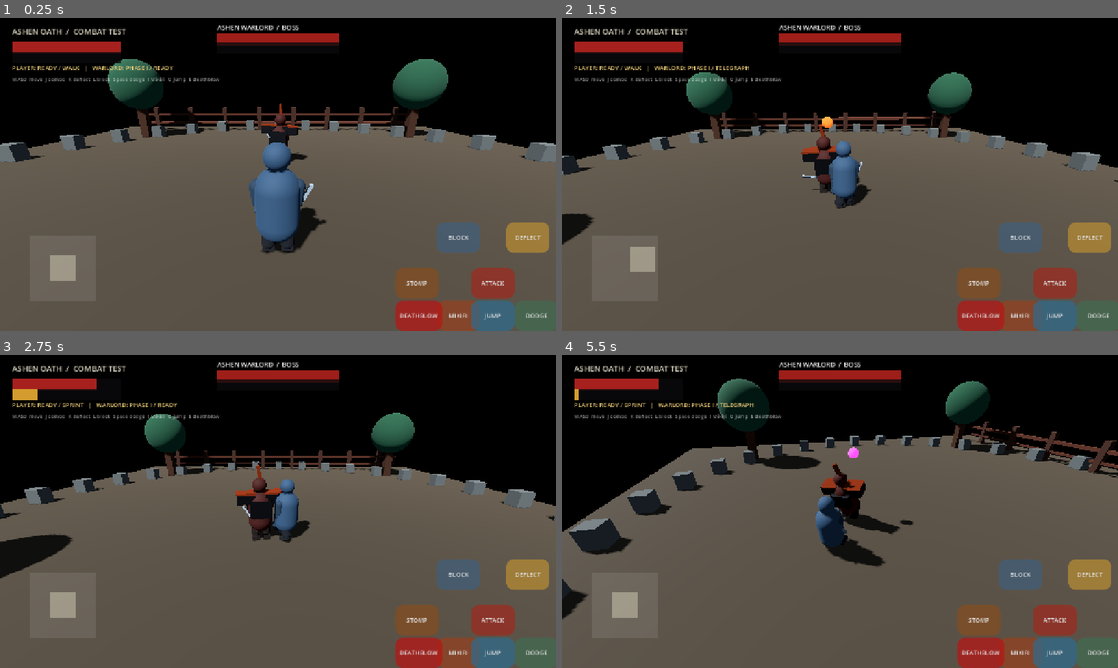
Above: before the commit, frames 1-4 (two rows, left to right).
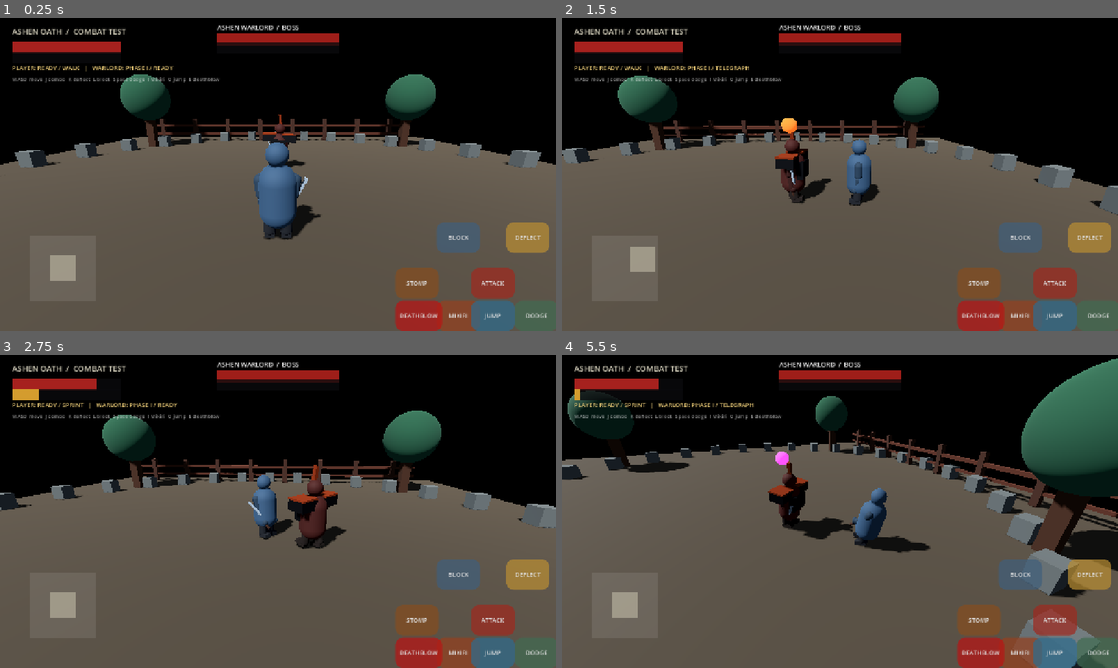
Above: after the commit, the same moments.

Repository: zahaopang-ship-it/Ashen-Oath-Godot
Game: Godot game, scene res://scenes/main.tscn
Two runs of this game, one before a commit and one after it. Both use one fixed random seed, a clock stepped at 60 frames per second and the inputs below. Sound files missing from this copy of the repository are replaced by a short silence.
Inputs (mouse positions are in pixels of both pictures, inside the frame that each line leads up to):
- Up to frame 1 (0.25 s): no input
- Up to frame 2 (1.5 s): tap Enter at 0.5 s; move the mouse to (962, 158) at 0.52 s; hold D 0.53-1.25 s; tap Space at 0.6, 0.77, 1.07 s; click (962, 158) at 0.67 s; drag from (728, 190) to (812, 237) at 1.27 s
- Up to frame 3 (2.75 s): move the mouse to (333, 442) at 2.02 s; hold D from 2.03 s (still down); tap K at 2.1 s; tap Space at 2.3 s
- Up to frame 4 (5.5 s): release D at 2.75 s; drag from (812, 574) to (673, 464) at 2.77 s; move the mouse to (1006, 558) at 3.52 s; hold A 3.53-4.25 s; tap I at 3.6 s; tap Space at 3.77, 3.8, 4.07, 5.3 s; drag from (673, 464) to (756, 433) at 4.27 s; move the mouse to (867, 511) at 5.02 s; hold S from 5.03 s (still down); tap P at 5.1 s; click (867, 511) at 5.17 s

The runs differ from the first frame. In frame 1, 9.8% of the frame differs, in the area x 0-100%, y 13-76%; in frame 2, 12%; in frame 3, 12%; in frame 4, 25%, in the area x 0-100%, y 1-100%.

Commit message:
Improve lock-on footwork and directional dodging

Diff:
--- a/project/scripts/fighter.gd
+++ b/project/scripts/fighter.gd
@@ -11,6 +11,10 @@
 @export var is_player := false
 @export var display_name := "Fighter"
 @export var move_speed := 5.2
+var movement_acceleration := 30.0
+var movement_braking := 34.0
+var combat_turn_speed := 15.0
+var dodge_speed := 10.0
 @export var max_vitality := 100.0
 @export var vitality := 100.0
 @export var max_posture := 100.0
@@ -441,23 +445,32 @@
 
 func _player_update(delta: float) -> void:
 	if state != CombatState.FREE:
-		velocity.x = move_toward(velocity.x, 0.0, 24.0 * delta)
-		velocity.z = move_toward(velocity.z, 0.0, 24.0 * delta)
-		return
+		velocity.x = move_toward(velocity.x, 0.0, movement_braking * delta)
+		velocity.z = move_toward(velocity.z, 0.0, movement_braking * delta)
+		return
+	var move_dir := _get_player_move_direction()
+	is_sprinting = sprint_requested or input_move.length() >= 0.82
+	var current_speed := move_speed * (1.42 if is_sprinting else 1.0)
+	var desired_velocity := move_dir * current_speed
+	var accel := movement_acceleration if move_dir.length_squared() > 0.001 else movement_braking
+	velocity.x = move_toward(velocity.x, desired_velocity.x, accel * delta)
+	velocity.z = move_toward(velocity.z, desired_velocity.z, accel * delta)
+	if is_instance_valid(target) and not target.is_dead:
+		var to_target := target.global_position - global_position
+		to_target.y = 0.0
+		if to_target.length_squared() > 0.04:
+			_face_direction(to_target.normalized(), delta, combat_turn_speed)
+	elif move_dir.length_squared() > 0.001:
+		_face_direction(move_dir, delta)
+
+func _get_player_move_direction() -> Vector3:
 	var forward := -global_transform.basis.z
 	var right := global_transform.basis.x
 	var move_dir := right * input_move.x + forward * -input_move.y
-	is_sprinting = sprint_requested or input_move.length() >= 0.82
-	var current_speed := move_speed * (1.42 if is_sprinting else 1.0)
-	if move_dir.length() > 1.0:
+	if move_dir.length_squared() > 1.0:
 		move_dir = move_dir.normalized()
-	if move_dir.length() > 0.08:
-		velocity.x = move_dir.x * current_speed
-		velocity.z = move_dir.z * current_speed
-		_face_direction(move_dir, delta)
-	else:
-		velocity.x = move_toward(velocity.x, 0.0, 24.0 * delta)
-		velocity.z = move_toward(velocity.z, 0.0, 24.0 * delta)
+	return move_dir
+
 
 func _ai_update(delta: float) -> void:
 	if not is_instance_valid(target) or target.is_dead or state != CombatState.FREE:
@@ -489,11 +502,11 @@
 				chosen = "grab"
 			start_attack(chosen)
 
-func _face_direction(dir: Vector3, delta: float) -> void:
+func _face_direction(dir: Vector3, delta: float, turn_speed: float = 12.0) -> void:
 	if dir.length_squared() < 0.001:
 		return
 	var target_angle := atan2(-dir.x, -dir.z)
-	rotation.y = lerp_angle(rotation.y, target_angle, 1.0 - exp(-12.0 * delta))
+	rotation.y = lerp_angle(rotation.y, target_angle, 1.0 - exp(-turn_speed * delta))
 
 func start_attack(kind: String = "slash") -> bool:
 	if is_dead or state != CombatState.FREE or is_blocking or not ATTACK_KINDS.has(kind):
@@ -644,12 +657,24 @@
 	dodge_timer = 0.38
 	dodge_cooldown = 0.52
 	is_dodging = true
-	var dir := global_transform.basis.x * input_move.x + (-global_transform.basis.z) * -input_move.y
-	if dir.length() < 0.1:
+	var dir := _get_player_move_direction()
+	if dir.length_squared() < 0.01:
+		if is_instance_valid(target) and not target.is_dead:
+			dir = global_position - target.global_position
+			dir.y = 0.0
+		else:
+			dir = -global_transform.basis.z
+	if dir.length_squared() < 0.001:
 		dir = -global_transform.basis.z
 	dir = dir.normalized()
-	velocity.x = dir.x * 10.0
-	velocity.z = dir.z * 10.0
+	velocity.x = dir.x * dodge_speed
+	velocity.z = dir.z * dodge_speed
+	if is_instance_valid(target) and not target.is_dead:
+		var face_target := target.global_position - global_position
+		face_target.y = 0.0
+		_face_direction(face_target, 0.12, 18.0)
+	else:
+		_face_direction(dir, 0.12, 18.0)
 
 func request_player_attack() -> bool:
 	if is_dead or not is_player:
--- a/project/scripts/main.gd
+++ b/project/scripts/main.gd
@@ -445,7 +445,12 @@
 	if not is_instance_valid(player) or not is_instance_valid(enemy):
 		return
 	var focus := player.global_position.lerp(enemy.global_position, 0.28)
-	var desired := focus + Vector3(sin(camera_yaw) * 7.0, 4.2 + camera_pitch * 3.0, cos(camera_yaw) * 7.0)
+	var combat_distance := player.global_position.distance_to(enemy.global_position)
+	var camera_distance := clampf(5.8 + combat_distance * 0.34, 6.8, 9.6)
+	if player.is_sprinting:
+		camera_distance += 0.35
+	var camera_height := 3.7 + clampf(combat_distance * 0.055, 0.0, 0.65) + camera_pitch * 2.8
+	var desired := focus + Vector3(sin(camera_yaw) * camera_distance, camera_height, cos(camera_yaw) * camera_distance)
 	camera_impulse = move_toward(camera_impulse, 0.0, delta * 0.9)
 	camera_shake_time += delta
 	camera_shake_strength = move_toward(camera_shake_strength, 0.0, delta * 2.8)
--- a/project/tests/combat_smoke_test.gd
+++ b/project/tests/combat_smoke_test.gd
@@ -154,6 +154,29 @@
 	animated._die()
 	animated.call("_update_combat_animation", 0.05)
 	_check(upper.rotation.x > 0.05, "death state drives a collapse pose")
+
+	var strafe_fighter := _new_fighter("StrafeFighter", Vector3.ZERO)
+	var strafe_target := _new_fighter("StrafeTarget", Vector3(0.0, 0.0, -5.0))
+	strafe_fighter.is_player = true
+	strafe_fighter.target = strafe_target
+	strafe_fighter.input_move = Vector2(1.0, 0.0)
+	strafe_fighter.call("_player_update", 0.1)
+	_check(strafe_fighter.velocity.x > 0.0, "combat movement supports lateral strafing")
+	_check(absf(strafe_fighter.rotation.y) < 0.05, "player keeps facing the locked target while strafing")
+	var dodge_fighter := _new_fighter("DirectionalDodge", Vector3.ZERO)
+	var dodge_target := _new_fighter("DodgeTarget", Vector3(0.0, 0.0, -5.0))
+	dodge_fighter.is_player = true
+	dodge_fighter.target = dodge_target
+	dodge_fighter.input_move = Vector2(1.0, 0.0)
+	dodge_fighter.dodge()
+	_check(dodge_fighter.velocity.x > 9.0 and dodge_fighter.is_dodging, "directional dodge follows lateral input")
+	_check(absf(dodge_fighter.rotation.y) < 0.05, "directional dodge preserves target-facing orientation")
+	var backward_dodge := _new_fighter("BackwardDodge", Vector3.ZERO)
+	var backward_target := _new_fighter("BackwardTarget", Vector3(0.0, 0.0, -5.0))
+	backward_dodge.is_player = true
+	backward_dodge.target = backward_target
+	backward_dodge.dodge()
+	_check(backward_dodge.velocity.z > 9.0, "neutral dodge retreats away from the locked target")
 
 	var gait_fighter := _new_fighter("GaitFighter", Vector3.ZERO)
 	gait_fighter.is_player = true
@@ -275,13 +298,13 @@
 	sprinter.is_player = true
 	sprinter.input_move = Vector2(0, -1)
 	sprinter.call("_player_update", 0.016)
-	_check(sprinter.is_sprinting and sprinter.velocity.length() > sprinter.move_speed, "full joystick deflection triggers sprint speed")
+	_check(sprinter.is_sprinting and sprinter.velocity.length() > 0.0, "full joystick deflection requests sprint acceleration")
 	sprinter.input_move = Vector2(0, -0.6)
 	sprinter.sprint_requested = true
 	sprinter.call("_player_update", 0.016)
-	_check(sprinter.is_sprinting and sprinter.velocity.length() > sprinter.move_speed * 0.6 * 1.2, "keyboard sprint request works below full joystick deflection")
-
-	print("Combat tests: ", 82 - failures.size(), "/82 passed")
+	_check(sprinter.is_sprinting and sprinter.velocity.length() > 0.0, "keyboard sprint request works below full joystick deflection")
+
+	print("Combat tests: ", 87 - failures.size(), "/87 passed")
 	if not failures.is_empty():
 		quit(1)
 	else:
Not shown, changed: DEVELOPMENT_PLAN.md
